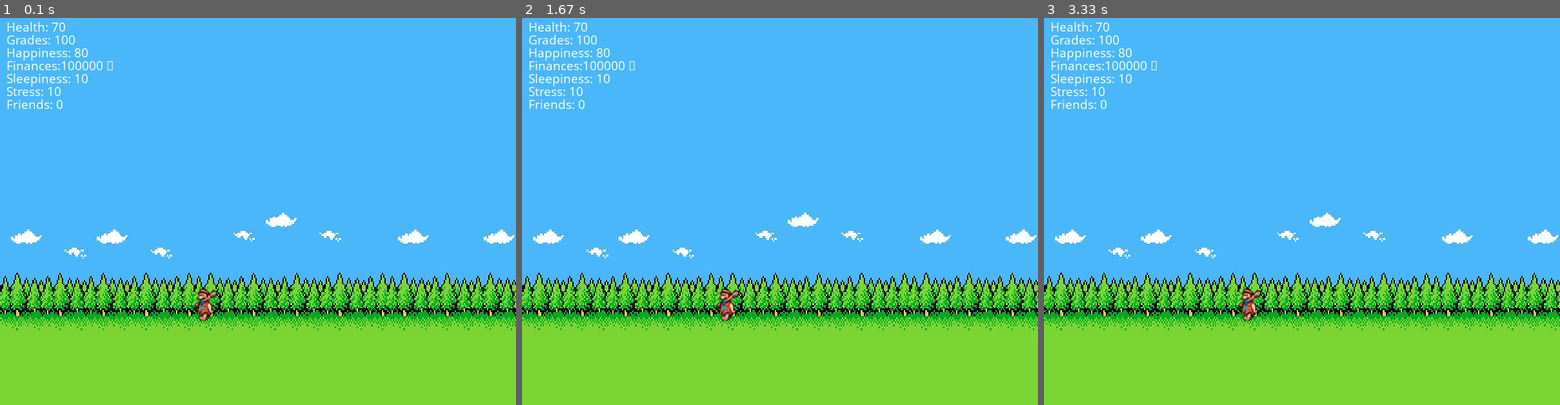
Above: before the commit, frames 1-3 (left to right).
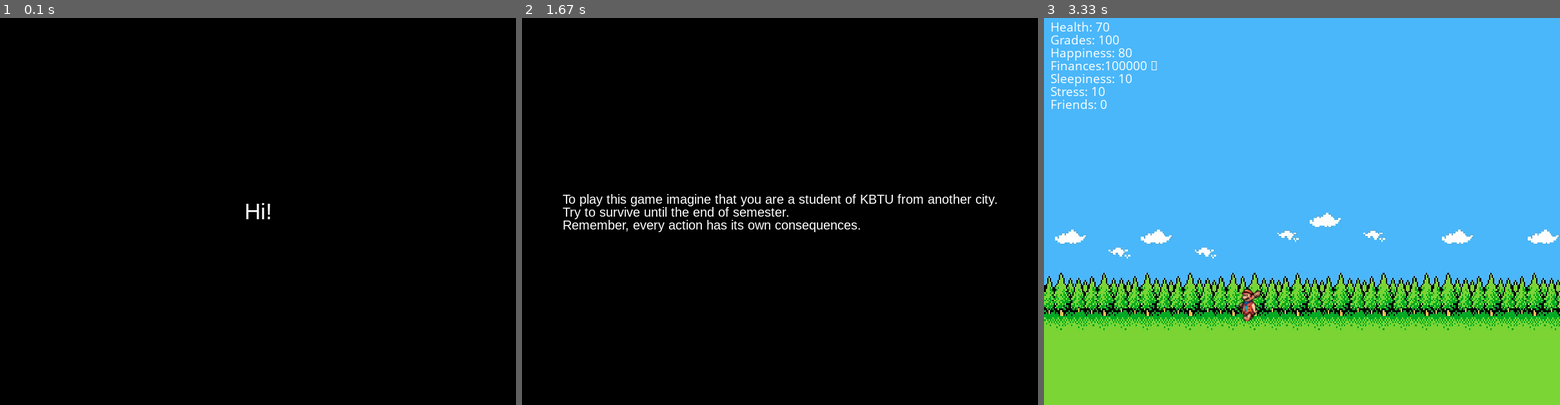
Above: after the commit, the same moments.

Repository: PyGame-Project-Team11/PyGame-Project
Game: pygame game, started from game.py
The game is run twice, just before and just after one commit, with the same random seed, the same clock (stepped at 60 frames per second) and the same inputs.
Inputs:
- Up to frame 1 (0.1 s): no input
- Up to frame 2 (1.67 s): no input
- Up to frame 3 (3.33 s): no input

The runs differ from the first frame. In frame 1, 98% of the frame differs, in the area x 0-100%, y 0-100%; in frame 2, 98%; in frame 3, nothing differs.

Commit message:
Added start text

Diff:
--- a/game.py
+++ b/game.py
@@ -1,8 +1,9 @@
-import pygame
+import pygame, time
 
 clock = pygame.time.Clock()
 pygame.init()
-screen = pygame.display.set_mode((800, 600))
+SIZE = WIDTH, HEIGHT = 800, 600
+screen = pygame.display.set_mode(SIZE)
 pygame.display.set_caption("proj n11")
 # icon = pygame.image.load('images/icon.png')
 # pygame.display.set_icon(icon)
@@ -11,7 +12,7 @@
 text_surface = myfont.render('some text', True, 'Red')
 
 background = pygame.image.load('images/background.png')
-background = pygame.transform.scale(background, (800, 600))
+background = pygame.transform.scale(background, SIZE)
 
 walk_left = [
     pygame.image.load('images/player_left/player_left1.png'),
@@ -55,8 +56,43 @@
 
 player = Player()
 
+
 running = True
+# Start game
+start = True
+start_font1 = pygame.font.SysFont('arial', 35)
+start_hi = start_font1.render('Hi!', True, (255, 255, 255))
+start_hi_rect = start_hi.get_rect()
+start_hi_rect.center = (WIDTH//2, HEIGHT//2)
+
+start_font2 = pygame.font.SysFont('arial', 20)
+start_text1 = start_font2.render('To play this game imagine that you are a student of KBTU from another city.', True, (255, 255, 255))
+start_text2 = start_font2.render('Try to survive until the end of semester.', True, (255, 255, 255))
+start_text3 = start_font2.render('Remember, every action has its own consequences.', True, (255, 255, 255))
+
+start_text1_rect = start_text1.get_rect()
+start_text1_rect.center = (WIDTH//2, HEIGHT//2-20)
+start_text2_rect = start_text1.get_rect()
+start_text2_rect.center = (WIDTH//2, HEIGHT//2)
+start_text3_rect = start_text1.get_rect()
+start_text3_rect.center = (WIDTH//2, HEIGHT//2+20)
+
 while running:
+
+    while start:
+        screen.fill((0, 0, 0))
+        screen.blit(start_hi, start_hi_rect)
+        pygame.display.update()
+        time.sleep(1)
+        screen.fill((0, 0, 0))
+        screen.blit(start_text1, start_text1_rect)
+        screen.blit(start_text2, start_text2_rect)
+        screen.blit(start_text3, start_text3_rect)
+
+        pygame.display.update()
+        time.sleep(2)
+        start = False
+
     screen.blit(background, (0, 0))
     player.draw_stats(screen)
 
